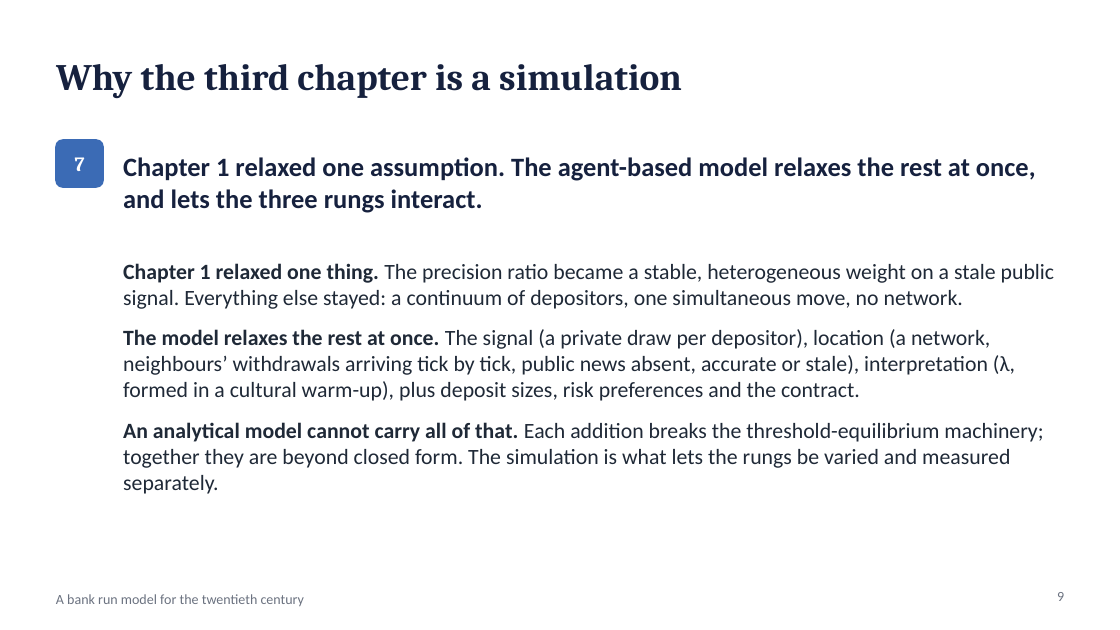
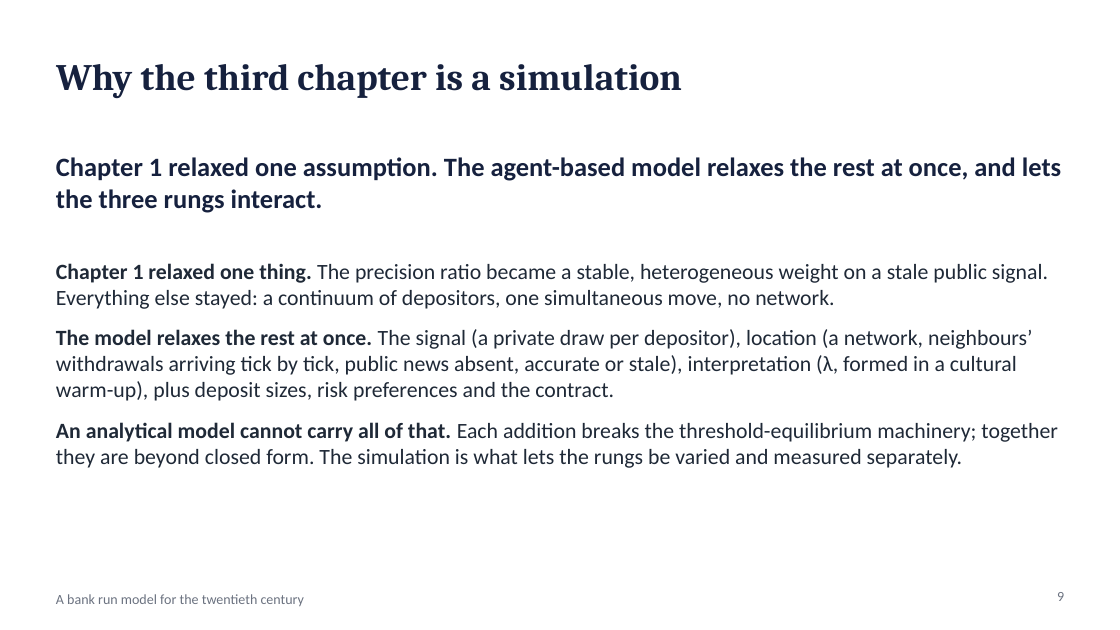
Before and after one commit to wlstover/BankRuns5, a slide deck: slide 9 of docs/deck_2026-10-26_seminar.pptx. Drawn at 1120x630 pixels with LibreOffice and Linux fonts; fonts in the diff are those of the drawing. Boxes give left, top, right and bottom in pixels: in the first picture for what was removed or moved away, otherwise in the second. Text is boxed around its words. In the diff, an @@ line names an element or a change of style, - is before the commit and + after.

```diff
--- a/docs/deck_2026-10-26_seminar.pptx
+++ b/docs/deck_2026-10-26_seminar.pptx
@@ text "Chapter 1 relaxed one assumption. ..." rewrapped from [123,157,1036,213] to [56,157,1061,213] @@
@@ rounded rectangle removed at [56,140,103,187] @@
@@ text removed at [75,157,85,171] @@
-7
@@ text "Chapter 1 relaxed one thing. ..." rewrapped from [123,263,1055,494] to [56,263,1058,468] @@
```
Also in this commit, not shown: 6 other slides changed, 2 other files.
